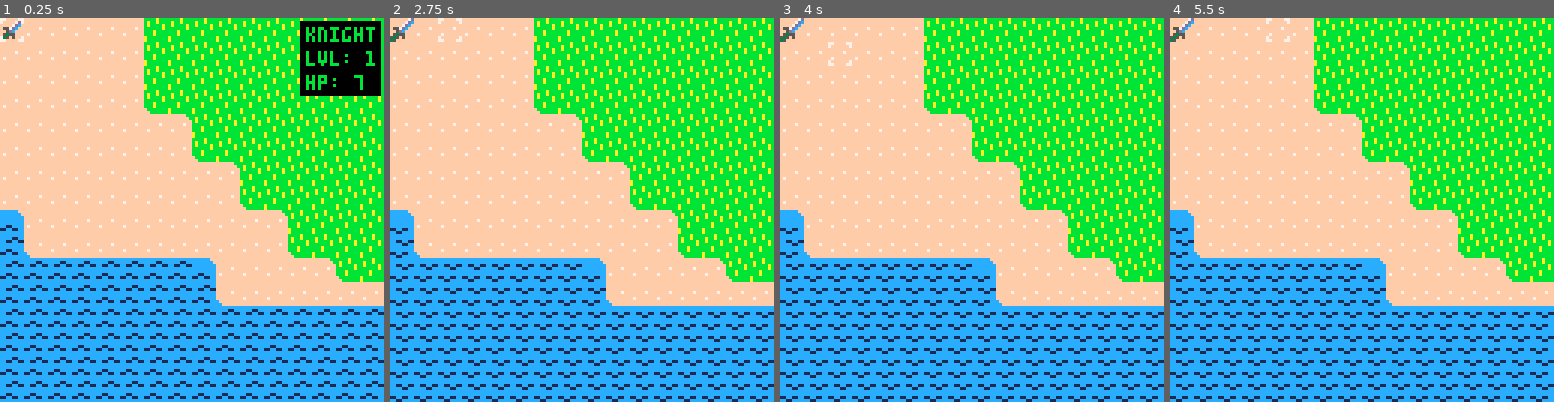
Above: before the commit, frames 1-4 (left to right).
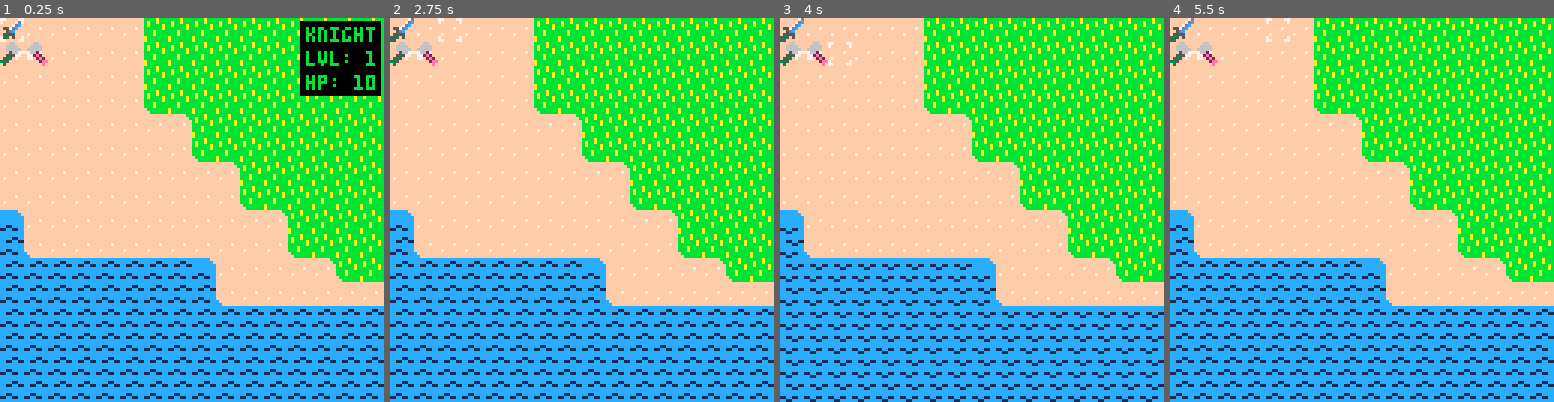
Above: after the commit, the same moments.

Repository: cstephen/PICO-8-Tactics
Game: PICO-8 cartridge tactics.p8
The game is run twice, just before and just after one commit, with the same random seed, the same clock (stepped at 60 frames per second) and the same inputs.
Inputs:
- Up to frame 1 (0.25 s): no input
- Up to frame 2 (2.75 s): tap X (X key) at 0.33, 1.07, 1.85 s; tap O (Z key) at 0.7, 1.7, 2.1, 2.5 s; hold Right 1.6-2.1 s; hold Up 2.15-2.42 s; hold Right from 2.47 s (still down)
- Up to frame 3 (4 s): tap O (Z key) at 2.9, 3.3, 3.7 s; tap X (X key) at 2.97 s; release Right at 3.03 s; hold Left 3.08-3.58 s; hold Down 3.63-3.97 s
- Up to frame 4 (5.5 s): hold Right 4.02-4.68 s; tap X (X key) at 4.08, 5.2 s; tap O (Z key) every 0.4 s from 4.1 to 5.3 s; hold Up 4.73-5.03 s; hold Left from 5.08 s (still down)

The runs differ from the first frame. In frame 1, 0.5% of the frame differs, in the area x 0-98%, y 6-19%; in frame 2, 4.4%, in the area x 0-99%, y 6-100%; in frame 3, 0.4%; in frame 4, 4.4%.

Commit message:
Store and reference units as a table sequence instead of a foreground grid.

Diff:
--- a/tactics.p8
+++ b/tactics.p8
@@ -6,9 +6,11 @@
 g_select = {x = 18, y = 0}
 g_moving = false
 g_attacking = false
+g_back = false
 g_gridsize = {x = 128, y = 32}
 g_alternate = 20
 g_moveanimation = nil
+g_units = {}
 
 g_mapcorner = {
   x = 18,
@@ -108,20 +110,16 @@
 
 function _init()
   g_bg = gridinit()
-  g_fg = gridinit()
   g_breadcrumbs = gridinit()
   g_typemask = gridinit()
 
   gridclear(g_bg, {sprite = 0})
-  gridclear(g_fg, {sprite = 0})
   gridclear(g_breadcrumbs, {})
   gridclear(g_typemask, "neutral")
 
-  exampleunit = createunit(g_knight, "good", 18, 0)
-
-  modifyunit(exampleunit, {
-    hp = 7
-  })
+  add(g_units, createunit(g_knight, "good", 18, 0))
+  add(g_units, createunit(g_dwarf, "good", 18, 1))
+  add(g_units, createunit(g_dwarf, "evil", 19, 1))
 end
 
 function _update()
@@ -171,9 +169,11 @@
 
   if btnp(4) and g_moveanimation == nil then
     if g_moving == false
-    and g_attacking == false
-    and g_typemask[g_select.x][g_select.y] == "good" then
-      movespaces(g_select.x, g_select.y)
+    and g_attacking == false then
+      g_friendly = getunit(g_select.x, g_select.y)
+      if g_friendly != nil and g_friendly.alignment == "good" then
+        movespaces(g_friendly.x, g_friendly.y)
+      end
     elseif g_moving == true
     and g_attacking == false
     and g_valid[g_select.x] != nil
@@ -199,8 +199,12 @@
     and g_attacking == false then
       gridclear(g_bg, {sprite = 0})
       g_moving = false
+      modifyunit(g_friendly, {
+        moving = false
+      })
     elseif g_moving == false
     and g_attacking == true then
+      g_back = true
       gridclear(g_bg, {sprite = 0})
       move(g_lastspace.x, g_lastspace.y)
       movespaces(g_friendly.x, g_friendly.y)
@@ -217,7 +221,7 @@
   map(g_mapcorner.x, g_mapcorner.y, 0, 0, 16, 16)
 
   griddraw(g_bg)
-  griddraw(g_fg)
+  unitdraw()
   selectdraw()
 
   if g_moveanimation != nil then
@@ -263,6 +267,15 @@
     for j=g_mapcorner.y, g_mapcorner.y + 16 do
       local pos = spritepos(grid[i][j].sprite)
       sspr(pos.x * 8, pos.y * 8, 8, 8, (i - g_mapcorner.x) * 8, (j - g_mapcorner.y) * 8)
+    end
+  end
+end
+
+function unitdraw()
+  for i=1,#g_units do
+    if g_units[i].moving == false then
+      local pos = spritepos(g_units[i].sprite)
+      sspr(pos.x * 8, pos.y * 8, 8, 8, (g_units[i].x - g_mapcorner.x) * 8, (g_units[i].y - g_mapcorner.y) * 8)
     end
   end
 end
@@ -332,7 +345,8 @@
 
   spr(255, screenpos.x * 8, screenpos.y * 8)
 
-  if g_fg[g_select.x][g_select.y].sprite != 0 then
+  local unit = getunit(g_select.x, g_select.y)
+  if unit != nil then
     local screen = {
       pos = {
         x = 100,
@@ -341,7 +355,9 @@
       width = 26
     }
 
-    showstats(g_fg[g_select.x][g_select.y], screen)
+    if g_battleanimation == nil then
+      showstats(unit, screen)
+    end
   end
 end
 
@@ -483,24 +499,41 @@
 
 function createunit(base, alignment, x, y)
   local new = copy(base)
-  new.pos = {
+  new.x = x
+  new.y = y
+  new.alignment = alignment
+  new.sprite = g_sprites[base.name][alignment]
+  g_typemask[x][y] = alignment
+  new.moving = false
+  return new
+end
+
+function modifyunit(unit, modifications)
+  for key, value in pairs(modifications) do
+    unit[key] = value
+  end
+end
+
+function moveunit(unit, x, y)
+  modifyunit(unit, {
     x = x,
     y = y
-  }
-  new.alignment = alignment
-  new.sprite = g_sprites[base.name][alignment]
-  place(x, y, new)
-  return new
-end
-
-function modifyunit(unit, modifications)
-  for key, value in pairs(modifications) do
-    g_fg[unit.pos.x][unit.pos.y][key] = value
-  end
+  })
+  unit.moving = false
+  g_typemask[g_lastspace.x][g_lastspace.y] = "neutral"
+  g_typemask[x][y] = unit.alignment
+end
+
+function getunit(x, y)
+  for i=1,#g_units do
+    if g_units[i].x == x and g_units[i].y == y then
+      return g_units[i]
+    end
+  end
+  return nil
 end
 
 function movespaces(x, y)
-  g_friendly = alias(x, y)
   g_moving = true
   explorerange(g_friendly.x, g_friendly.y, g_friendly.speed, 254, {"neutral", "good"}, {"evil"})
 end
@@ -521,7 +554,6 @@
   if currentcell.x == begin.x
   and currentcell.y == begin.y then
     gridclear(g_bg, {sprite = 0})
-    unplace(g_friendly.x, g_friendly.y)
   end
 
   if segment - 1 < #g_breadcrumbs[select.x][select.y] then
@@ -547,8 +579,7 @@
 
   if currentcell.x == finish.x
   and currentcell.y == finish.y then
-    place(finish.x, finish.y, g_friendly)
-    g_friendly = alias(finish.x, finish.y)
+    moveunit(g_friendly, finish.x, finish.y)
     g_moving = false
     g_moveanimation = nil
     attackspaces()
@@ -556,38 +587,44 @@
 end
 
 function move(x, y)
-  g_lastspace = {
-    x = g_friendly.x,
-    y = g_friendly.y
-  }
-
-  g_moveanimation = {
-    segment = 1,
-    select = {
-      x = g_select.x,
-      y = g_select.y
-    },
-    begin = {
+  if g_back == false then
+    g_lastspace = {
       x = g_friendly.x,
       y = g_friendly.y
-    },
-    finish = {
-      x = x,
-      y = y
-    },
-    pixelpos = {
-      x = g_friendly.x * 8,
-      y = g_friendly.y * 8
-    },
-    sprite = g_friendly.sprite
-  }
-end
-
-function alias(x, y)
-  local handle = g_fg[x][y]
-  handle.x = x
-  handle.y = y
-  return handle
+    }
+
+    g_moveanimation = {
+      segment = 1,
+      select = {
+        x = g_select.x,
+        y = g_select.y
+      },
+      begin = {
+        x = g_friendly.x,
+        y = g_friendly.y
+      },
+      finish = {
+        x = x,
+        y = y
+      },
+      pixelpos = {
+        x = g_friendly.x * 8,
+        y = g_friendly.y * 8
+      },
+      sprite = g_friendly.sprite
+    }
+
+    modifyunit(g_friendly, {
+      moving = true
+    })
+  else
+    g_typemask[g_friendly.x][g_friendly.y] = "neutral"
+    moveunit(g_friendly, g_lastspace.x, g_lastspace.y)
+    modifyunit(g_friendly, {
+      moving = false
+    })
+    g_back = false
+  end
 end
 
 function attackspaces()
@@ -599,7 +636,7 @@
 end
 
 function attack()
-  g_enemy = alias(g_select.x, g_select.y)
+  g_enemy = getunit(g_select.x, g_select.y)
 
   gridclear(g_bg, {sprite = 0})
   g_attacking = false
@@ -626,16 +663,6 @@
   gridclear(g_bg, {sprite = 0})
   g_friendly.sprite = 0
   g_enemy.sprite = 0
-end
-
-function place(x, y, unit)
-  g_fg[x][y] = copy(unit)
-  g_typemask[x][y] = unit.alignment
-end
-
-function unplace(x, y)
-  g_fg[x][y] = {sprite = 0}
-  g_typemask[x][y] = "neutral"
 end
 
 function explorerange(x, y, steps, sprite, alignments, obstacles)
